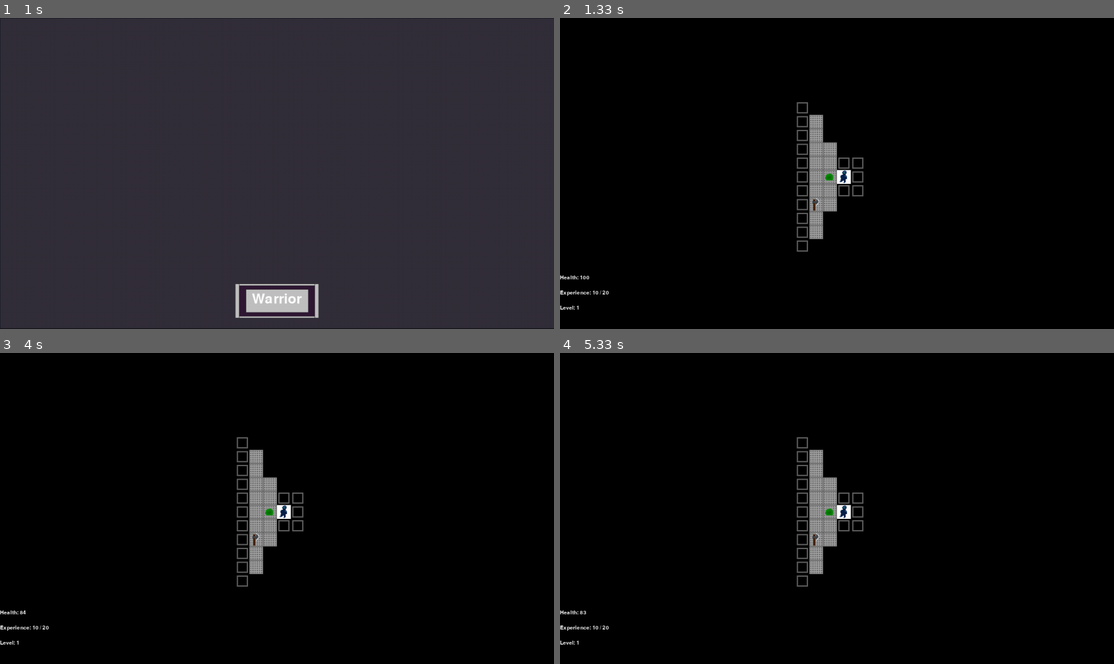
Above: before the commit, frames 1-4 (two rows, left to right).
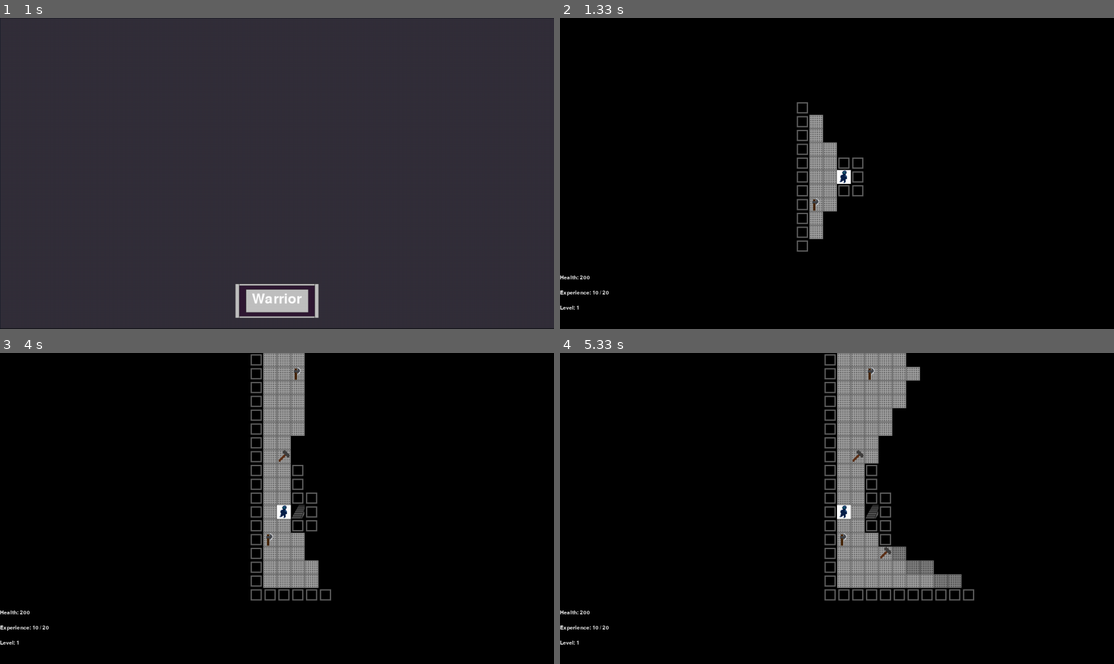
Above: after the commit, the same moments.

Repository: Leemoose/Roguelike-Framework
Game: pygame game, started from roguewriting.py
The game is run twice, just before and just after one commit, with the same random seed, the same clock (stepped at 60 frames per second) and the same inputs.
Inputs:
- Up to frame 1 (1 s): tap 1 at 0.33, 0.67 s
- Up to frame 2 (1.33 s): tap 1 at 1 s
- Up to frame 3 (4 s): tap 2 at 1.33 s; hold 2 1.67-2.13 s; hold Right 1.67-2.13 s; hold Left from 3.67 s (still down)
- Up to frame 4 (5.33 s): release Left at 4.2 s; hold Down 4.23-4.53 s; hold Left 4.57-4.97 s; hold Up from 5 s (still down)

Frame 1 is identical in both runs. In frame 2, less than 0.1% of the frame differs, in the area x 3-50%, y 50-85%; in frame 3, 6.7%; in frame 4, 11%, in the area x 3-75%, y 0-85%.

Commit message:
Small fixes to inventory

Diff:
--- a/character.py
+++ b/character.py
@@ -126,3 +126,5 @@
     def __init__(self, x, y):
         super().__init__(x, y, 1, 200, "Player")
         self.character = Character()
+        self.character.max_health = 200
+        self.character.health = 200
--- a/display.py
+++ b/display.py
@@ -135,13 +135,12 @@
         class_background = pygame.transform.scale(class_background, (self.screen_width, self.screen_height))
         self.win.blit(class_background, (0,0))
 
-    def update_item(self, item):
+    def update_item(self, item, tileDict):
         item_background = pygame.image.load("assets/item_background.png")
         item_background = pygame.transform.scale(item_background, (self.screen_width // 2, self.screen_height // 2))
         self.win.blit(item_background, (self.screen_width // 4, self.screen_height // 4))
-        self.win.blit(image.load("assets/basic_ax.png"), (self.screen_width // 2, self.screen_height // 2))
-
-
+        item_tile = tileDict.tile_string(item.render_tag)
+        self.win.blit(item_tile, (self.screen_width // 2, self.screen_height // 2))
 
 def create_main_screen(scr):
     background = pygame.image.load("assets/homescreen.png")
--- a/example.py
+++ /dev/null
@@ -1,65 +0,0 @@
-import shadowcasting
-import objects as O
-# Minimal shadowcasting example
-
-
-map_str = '''
-##################
-#................#
-##################
-#................#
-#................#
-#................#
-##################
-'''[1:] # Use [1:] to remove first newline
-
-width = 18
-height = 7
-player_location = (9, 3)
-
-map_list = list(map_str.splitlines())
-
-tile_map = []
-for x in range(width):
-    temp = []
-    for y in range(height):
-        if y == 2 or x == 0 or y == 0 or x == width-1 or y == height-1:
-            temp.append(O.Tile(x, y, 0, False))
-        else:
-            temp.append(O.Tile(x, y, 1, True))
-    tile_map.append(temp)
-
-
-def is_blocking(x, y):
-    return not tile_map[x][y].passable
-
-is_visible = set()
-def reveal(x, y):
-    tile_map[x][y].seen = True
-
-shadowcasting.compute_fov(player_location, tile_map)
-
-
-for y in range(height):
-    for x in range(width):
-        if (x, y) == player_location:
-            print('@', end='')
-        elif not tile_map[x][y].seen:
-            print(' ', end='')
-        elif tile_map[x][y].passable:
-            print('.', end='')
-        else:
-            print('#', end='')
-    print()
-
-'''
-for y in range(height):
-    for x in range(width):
-        if (x, y) == player_location:
-            print('@', end='')
-        elif (x, y) in is_visible:
-            print(map_list[y][x], end='')
-        else:
-            print(' ', end='')
-    print()
-'''
--- a/items.py
+++ b/items.py
@@ -10,7 +10,18 @@
     def __init__(self, render_tag, equipable, x, y):
         super().__init__(x, y, 0, render_tag, "Ax", equipable)
         self.melee = True
+        self.name = "Ax"
 
     def attack(self):
-        damage = R.roll_dice(100, 200)[0]
+        damage = R.roll_dice(20, 40)[0]
         return damage
+
+class Hammer(Weapon):
+    def __init__(self, render_tag, equipable, x, y):
+        super().__init__(x, y, 0, render_tag, "Hammer", equipable)
+        self.melee = True
+        self.name = "Hammer"
+
+    def attack(self):
+        damage = R.roll_dice(5, 60)[0]
+        return damage
--- a/keyboard.py
+++ b/keyboard.py
@@ -18,6 +18,9 @@
         keys_to_string[pygame.K_e] = "e"
         keys_to_string[pygame.K_ESCAPE] = "esc"
         keys_to_string[pygame.K_1] = "1"
+        keys_to_string[pygame.K_2] = "2"
+        keys_to_string[pygame.K_3] = "3"
+        keys_to_string[pygame.K_4] = "4"
         keys_to_string[pygame.K_PERIOD] = "."
         keys_to_string[146] = ">"
         keys_to_string[144] = "<"
--- a/loops.py
+++ b/loops.py
@@ -153,6 +153,10 @@
             self.generator.flood_map.update_flood_map(self.player)
             self.monster_loop(-self.player.character.energy)
             self.player.character.energy = 0
+
+        if not self.player.character.is_alive():
+            return False
+
         return True
 
     def monster_loop(self, energy):
@@ -176,7 +180,7 @@
         elif self.classes == True:
             display.update_class()
         elif self.items == True:
-            display.update_item(self.item_for_item_screen)
+            display.update_item(self.item_for_item_screen, tileDict)
         pygame.display.update()
         self.update_screen = False
 
--- a/mapping.py
+++ b/mapping.py
@@ -139,10 +139,10 @@
 
     def place_monsters(self):
         number_of_orcs = 1
-        number_of_slimes = 3
-        number_of_tentacles = 1
-        number_of_eyeballs = 1
-        number_of_stone_golems = 1
+        number_of_slimes = 0
+        number_of_tentacles = 0
+        number_of_eyeballs = 0
+        number_of_stone_golems = 0
         self.place_monster_hoard(number_of_orcs, 101, 2)
         self.place_monster_hoard(number_of_slimes, 102, 1)
         self.place_monster_hoard(number_of_eyeballs, 104, 3) #Gentlman eyeballs
@@ -167,10 +167,10 @@
     def place_items(self):
         number_of_axes = random.randint(5,10)
         number_of_hammers = random.randint(5, 10)
-        self.place_item_hoard(number_of_axes, 300)
-        self.place_item_hoard(number_of_hammers, 301)
-
-    def place_item_hoard(self, number, render_tag):
+        self.place_item_hoard(number_of_axes, 300, "ax")
+        self.place_item_hoard(number_of_hammers, 301, "hammer")
+
+    def place_item_hoard(self, number, render_tag, weapon_type):
         for i in range(number):
             startx = random.randint(0, self.width-1)
             starty = random.randint(0,self.height-1)
@@ -179,9 +179,12 @@
                 startx = random.randint(0, self.width-1)
                 starty = random.randint(0,self.height-1)
 
-            ax = I.Ax(render_tag, True, startx, starty)
-            self.item_dict.tag_subject(ax)
-            self.item_map.place_thing(ax)
+            if weapon_type == "ax":
+                weapon = I.Ax(render_tag, True, startx, starty)
+            elif weapon_type == "hammer":
+                weapon = I.Hammer(render_tag, True, startx, starty)
+            self.item_dict.tag_subject(weapon)
+            self.item_map.place_thing(weapon)
 
     def get_map(self):
         return self.tile_map
